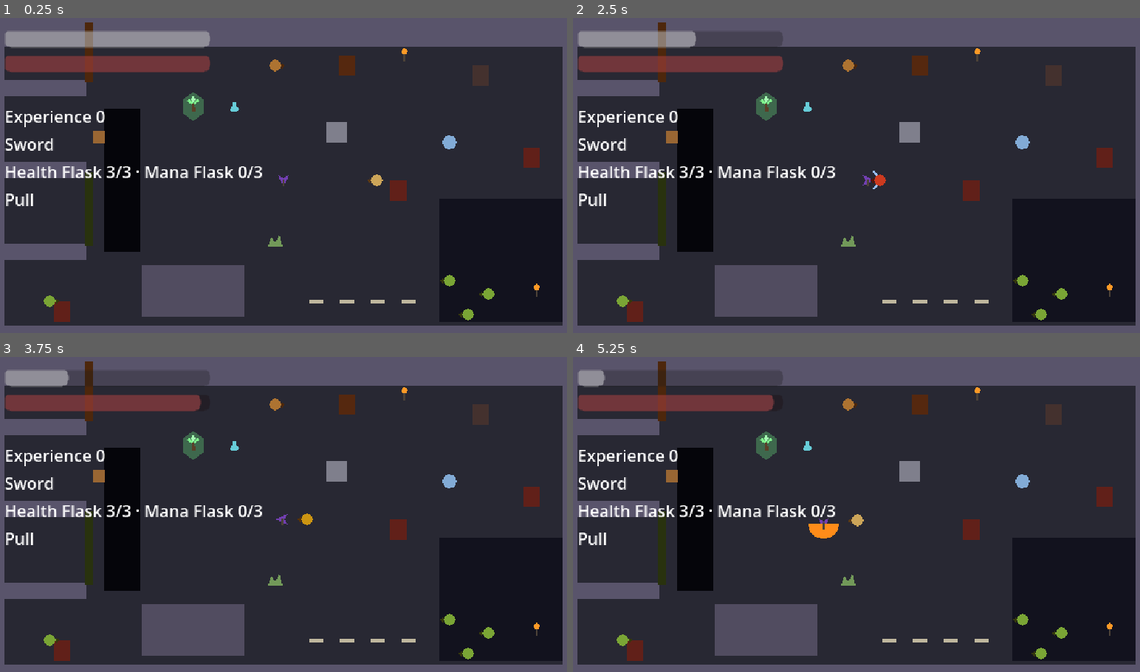
Above: before the commit, frames 1-4 (two rows, left to right).
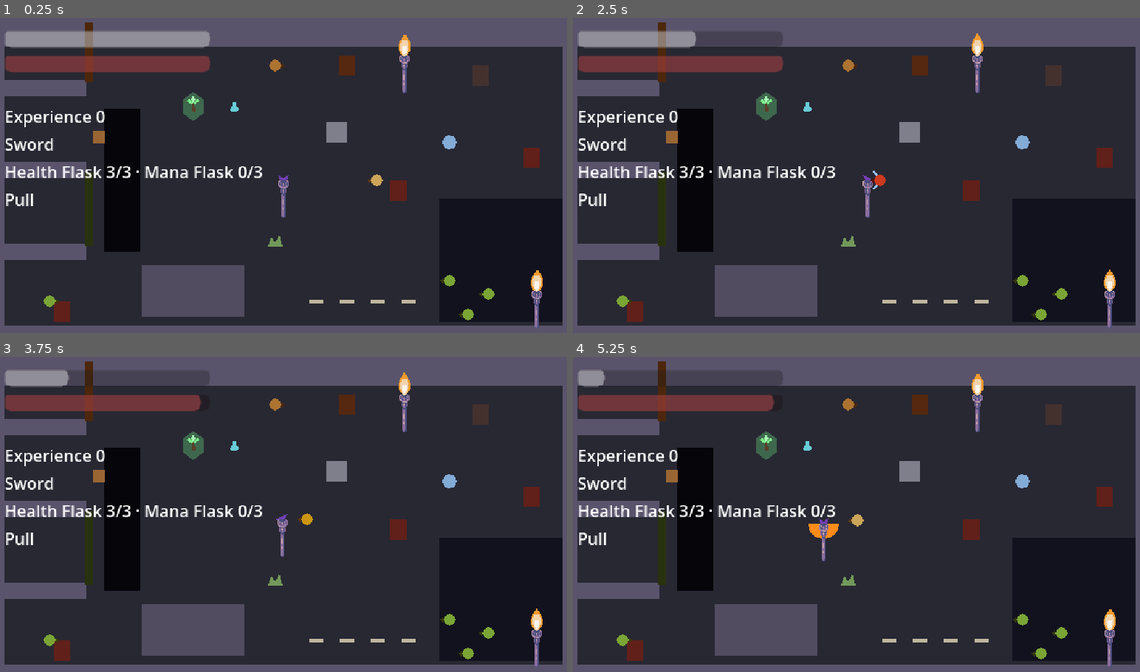
Above: after the commit, the same moments.

Repository: KrisUni/the-shattering
Game: Godot game, scene res://scenes/test_room.tscn
The game is run twice, just before and just after one commit, with the same random seed, the same clock (stepped at 60 frames per second) and the same inputs. Sound files missing from this copy of the repository are replaced by a short silence.
Inputs (mouse positions are in pixels of both pictures, inside the frame that each line leads up to):
- Up to frame 1 (0.25 s): no input
- Up to frame 2 (2.5 s): tap Enter at 0.5 s; move the mouse to (986, 162) at 0.52 s; hold D (move_right) 0.53-1.25 s; hold Right mouse button (attack_heavy) 0.53-1.25 s; click (986, 162) at 0.67 s; tap F (jump) at 0.77 s; drag from (737, 197) to (765, 292) at 1.27 s; move the mouse to (913, 106) at 2.02 s; hold D (move_right) from 2.03 s (still down); hold Shift (block) from 2.03 s (still down)
- Up to frame 3 (3.75 s): release D (move_right) at 2.75 s; release Shift (block) at 2.75 s; drag from (255, 586) to (345, 404) at 2.77 s; move the mouse to (459, 568) at 3.52 s; hold A (move_left) from 3.53 s (still down); hold R (interact) from 3.53 s (still down)
- Up to frame 4 (5.25 s): tap F (jump) at 3.77 s; release A (move_left) at 4.25 s; release R (interact) at 4.25 s; drag from (680, 470) to (1054, 413) at 4.27 s; move the mouse to (884, 520) at 5.02 s; hold S (move_down) from 5.03 s (still down); tap E (parry) at 5.1 s; click (884, 520) at 5.17 s

The runs differ from the first frame. In frame 1, 0.6% of the frame differs, in the area x 49-96%, y 5-99%; in frame 2, 0.6%; in frame 3, 0.5%; in frame 4, 0.6%.

Commit message:
Draw torches and Fire (#77)
Co-Authored-By: Claude Sonnet 5.5 <noreply@anthropic.com>

Diff:
--- a/scenes/world/flammable.tscn
+++ b/scenes/world/flammable.tscn
@@ -1,9 +1,93 @@
 [gd_scene format=3]
 
 [ext_resource type="Script" path="res://scenes/world/flammable.gd" id="1_script"]
+[ext_resource type="Texture2D" uid="uid://b2bhbwkxijv0s" path="res://assets/shared/fire/flame_0.png" id="2_f"]
+[ext_resource type="Texture2D" uid="uid://c7xegh8gugfq3" path="res://assets/shared/fire/flame_1.png" id="3_f"]
+[ext_resource type="Texture2D" uid="uid://c4x18xlx7h5e5" path="res://assets/shared/fire/flame_2.png" id="4_f"]
+[ext_resource type="Texture2D" uid="uid://c6hamns7vgsyo" path="res://assets/shared/fire/flame_3.png" id="5_f"]
+[ext_resource type="Texture2D" uid="uid://bbh21s2q7e0e1" path="res://assets/shared/fire/flame_4.png" id="6_f"]
+[ext_resource type="Texture2D" uid="uid://bkfgq2bpxfpn0" path="res://assets/shared/fire/flame_5.png" id="7_f"]
+[ext_resource type="Texture2D" uid="uid://j4yiqqbuaonn" path="res://assets/shared/fire/flame_6.png" id="8_f"]
+[ext_resource type="Texture2D" uid="uid://cpsc7dhi35r3k" path="res://assets/shared/fire/flame_7.png" id="9_f"]
+[ext_resource type="Texture2D" uid="uid://ej6tigwq1bxf" path="res://assets/shared/fire/flame_8.png" id="10_f"]
+[ext_resource type="Texture2D" uid="uid://c5a48abkbeh0i" path="res://assets/shared/fire/flame_9.png" id="11_f"]
+[ext_resource type="Texture2D" uid="uid://cenp4g84k5wmp" path="res://assets/shared/fire/flame_10.png" id="12_f"]
+[ext_resource type="Texture2D" uid="uid://fckyy5wqf63k" path="res://assets/shared/fire/flame_11.png" id="13_f"]
+[ext_resource type="Texture2D" uid="uid://cjw7v1kjd76pc" path="res://assets/shared/fire/flame_12.png" id="14_f"]
+[ext_resource type="Texture2D" uid="uid://decn3gcyudotk" path="res://assets/shared/fire/flame_13.png" id="15_f"]
+[ext_resource type="Texture2D" uid="uid://e68vnd2bhuq2" path="res://assets/shared/fire/flame_14.png" id="16_f"]
 
 [sub_resource type="RectangleShape2D" id="RectangleShape2D_flammable"]
 size = Vector2(32, 40)
+
+[sub_resource type="SpriteFrames" id="SpriteFrames_flame"]
+animations = [{
+"frames": [
+{
+"duration": 1.0,
+"texture": ExtResource("2_f")
+},
+{
+"duration": 1.0,
+"texture": ExtResource("3_f")
+},
+{
+"duration": 1.0,
+"texture": ExtResource("4_f")
+},
+{
+"duration": 1.0,
+"texture": ExtResource("5_f")
+},
+{
+"duration": 1.0,
+"texture": ExtResource("6_f")
+},
+{
+"duration": 1.0,
+"texture": ExtResource("7_f")
+},
+{
+"duration": 1.0,
+"texture": ExtResource("8_f")
+},
+{
+"duration": 1.0,
+"texture": ExtResource("9_f")
+},
+{
+"duration": 1.0,
+"texture": ExtResource("10_f")
+},
+{
+"duration": 1.0,
+"texture": ExtResource("11_f")
+},
+{
+"duration": 1.0,
+"texture": ExtResource("12_f")
+},
+{
+"duration": 1.0,
+"texture": ExtResource("13_f")
+},
+{
+"duration": 1.0,
+"texture": ExtResource("14_f")
+},
+{
+"duration": 1.0,
+"texture": ExtResource("15_f")
+},
+{
+"duration": 1.0,
+"texture": ExtResource("16_f")
+}
+],
+"loop": true,
+"name": &"burn",
+"speed": 12.0
+}]
 
 [node name="Flammable" type="Area2D"]
 collision_layer = 512
@@ -17,5 +101,13 @@
 
 [node name="Flame" type="Polygon2D" parent="."]
 visible = false
-color = Color(1, 0.5, 0.1, 0.85)
+color = Color(1, 0.5, 0.1, 0)
 polygon = PackedVector2Array(0, -26, 10, -10, 6, 0, -6, 0, -10, -10)
+
+[node name="Art" type="AnimatedSprite2D" parent="Flame"]
+position = Vector2(-20, -44)
+scale = Vector2(2, 2)
+sprite_frames = SubResource("SpriteFrames_flame")
+animation = &"burn"
+autoplay = "burn"
+centered = false
--- a/scenes/world/torch.tscn
+++ b/scenes/world/torch.tscn
@@ -1,6 +1,41 @@
 [gd_scene format=3]
 
 [ext_resource type="Script" path="res://scenes/world/torch.gd" id="1_script"]
+[ext_resource type="Texture2D" uid="uid://blgiwhobp5pyc" path="res://assets/shared/torch/torch.png" id="2_bracket"]
+[ext_resource type="Texture2D" uid="uid://dj76hfb57i4cp" path="res://assets/shared/torch/flame_0.png" id="3_f"]
+[ext_resource type="Texture2D" uid="uid://b6xuiig30ghc" path="res://assets/shared/torch/flame_1.png" id="4_f"]
+[ext_resource type="Texture2D" uid="uid://ydx7cs8l8lo8" path="res://assets/shared/torch/flame_2.png" id="5_f"]
+[ext_resource type="Texture2D" uid="uid://b6qhoc3vsj7ek" path="res://assets/shared/torch/flame_3.png" id="6_f"]
+[ext_resource type="Texture2D" uid="uid://bqbs0xyqonh8i" path="res://assets/shared/torch/flame_4.png" id="7_f"]
+
+[sub_resource type="SpriteFrames" id="SpriteFrames_flame"]
+animations = [{
+"frames": [
+{
+"duration": 1.0,
+"texture": ExtResource("3_f")
+},
+{
+"duration": 1.0,
+"texture": ExtResource("4_f")
+},
+{
+"duration": 1.0,
+"texture": ExtResource("5_f")
+},
+{
+"duration": 1.0,
+"texture": ExtResource("6_f")
+},
+{
+"duration": 1.0,
+"texture": ExtResource("7_f")
+}
+],
+"loop": true,
+"name": &"burn",
+"speed": 8.0
+}]
 
 [node name="Torch" type="Node2D" groups=["torches"]]
 script = ExtResource("1_script")
@@ -8,9 +43,24 @@
 [node name="Look" type="Node2D" parent="."]
 
 [node name="Bracket" type="Polygon2D" parent="Look"]
+visible = false
 color = Color(0.3, 0.26, 0.22, 1)
 polygon = PackedVector2Array(-2, -2, 2, -2, 2, 12, -2, 12)
 
+[node name="Art" type="Sprite2D" parent="Look"]
+position = Vector2(-10, 0)
+scale = Vector2(2, 2)
+texture = ExtResource("2_bracket")
+centered = false
+
 [node name="Flame" type="Polygon2D" parent="."]
-color = Color(1, 0.6, 0.15, 1)
+color = Color(1, 0.6, 0.15, 0)
 polygon = PackedVector2Array(0, -16, 6, -8, 4, -2, -4, -2, -6, -8)
+
+[node name="Art" type="AnimatedSprite2D" parent="Flame"]
+position = Vector2(-16, -46)
+scale = Vector2(2, 2)
+sprite_frames = SubResource("SpriteFrames_flame")
+animation = &"burn"
+autoplay = "burn"
+centered = false
--- /dev/null
+++ b/test/test_world_art.gd
@@ -0,0 +1,106 @@
+extends GutTest
+## The art drawn inside the Looks of the Torch and the Flammable: each is a sprite under its Look or
+## under its Flame, the placeholder polygons are still there but not drawn, and the flame still
+## shows and hides with the polygon the code toggles. Also: every drawn pixel of every image under
+## assets/ is a colour of the master palette.
+
+const PALETTE_PATH := "res://assets/palette/master.hex"
+const ASSETS_PATH := "res://assets"
+
+
+func before_each() -> void:
+	await get_tree().process_frame
+
+
+func test_a_torch_draws_its_bracket_as_a_sprite_and_hides_the_polygon() -> void:
+	var torch: Node = autofree(load("res://scenes/world/torch.tscn").instantiate())
+	var art := torch.get_node_or_null("Look/Art") as Sprite2D
+
+	assert_not_null(art, "the Look should hold a Sprite2D")
+	if art != null:
+		assert_not_null(art.texture, "the sprite should have a texture")
+	assert_false((torch.get_node("Look/Bracket") as Polygon2D).visible, "the Bracket polygon is hidden, not deleted")
+
+
+func test_a_torch_flame_is_an_animated_sprite_that_follows_the_flame_node() -> void:
+	var torch := _in_tree("res://scenes/world/torch.tscn") as Torch
+	var flame := torch.get_node("Flame") as Polygon2D
+	var art := flame.get_node_or_null("Art") as AnimatedSprite2D
+
+	assert_not_null(art, "the Flame should hold an AnimatedSprite2D")
+	if art == null:
+		return
+	assert_eq(flame.color.a, 0.0, "the polygon itself is not drawn")
+	assert_true(art.is_playing(), "the flame animates")
+	assert_true(art.is_visible_in_tree(), "lit, the flame is drawn")
+	torch.extinguish()
+	assert_false(art.is_visible_in_tree(), "put out, the flame is not drawn")
+	torch.relight()
+	assert_true(art.is_visible_in_tree(), "lit again, the flame is drawn")
+
+
+func test_a_flammable_flame_is_an_animated_sprite_drawn_only_while_it_burns() -> void:
+	var flammable := _in_tree("res://scenes/world/flammable.tscn") as Flammable
+	var flame := flammable.get_node("Flame") as Polygon2D
+	var art := flame.get_node_or_null("Art") as AnimatedSprite2D
+
+	assert_not_null(art, "the Flame should hold an AnimatedSprite2D")
+	if art == null:
+		return
+	assert_eq(flame.color.a, 0.0, "the polygon itself is not drawn")
+	assert_true(art.is_playing(), "the flame animates")
+	assert_false(art.is_visible_in_tree(), "not burning, no flame")
+	flammable.ignite()
+	assert_true(art.is_visible_in_tree(), "burning, the flame is drawn")
+	flammable.extinguish()
+	assert_false(art.is_visible_in_tree(), "put out, no flame")
+
+
+func test_every_drawn_pixel_of_every_image_under_assets_is_a_palette_colour() -> void:
+	var palette := _palette()
+	assert_gt(palette.size(), 0, "the palette should load")
+	var files := _pngs(ASSETS_PATH)
+	assert_gt(files.size(), 0, "there should be images to check")
+	for path in files:
+		var image := Image.new()
+		var error := image.load_png_from_buffer(FileAccess.get_file_as_bytes(path))
+		assert_eq(error, OK, "%s should load" % path)
+		if error != OK:
+			continue
+		var off := 0
+		for y in image.get_height():
+			for x in image.get_width():
+				var pixel := image.get_pixel(x, y)
+				if pixel.a > 0.0 and not palette.has(pixel.to_html(false)):
+					off += 1
+		assert_eq(off, 0, "%s has %d pixels off the palette" % [path, off])
+
+
+func _in_tree(path: String) -> Node:
+	var node: Node = (load(path) as PackedScene).instantiate()
+	add_child_autofree(node)
+	return node
+
+
+func _palette() -> Array:
+	var colours := []
+	var file := FileAccess.open(PALETTE_PATH, FileAccess.READ)
+	if file == null:
+		return colours
+	for line in file.get_as_text().split("\n"):
+		var hex := line.strip_edges().trim_prefix("#").to_lower()
+		if hex != "":
+			colours.append(hex)
+	return colours
+
+
+# Every PNG below dir, except what is waiting in _incoming.
+func _pngs(dir: String) -> Array:
+	var found := []
+	for sub in DirAccess.get_directories_at(dir):
+		if sub != "_incoming":
+			found.append_array(_pngs(dir.path_join(sub)))
+	for file in DirAccess.get_files_at(dir):
+		if file.get_extension() == "png":
+			found.append(dir.path_join(file))
+	return found
Binary file added: assets/shared/fire/flame_0.png
Not shown, added: assets/shared/fire/flame_0.png.import
Binary file added: assets/shared/fire/flame_1.png
Not shown, added: assets/shared/fire/flame_1.png.import
Binary file added: assets/shared/fire/flame_10.png
Not shown, added: assets/shared/fire/flame_10.png.import
Binary file added: assets/shared/fire/flame_11.png
Not shown, added: assets/shared/fire/flame_11.png.import
Binary file added: assets/shared/fire/flame_12.png
Not shown, added: assets/shared/fire/flame_12.png.import
Binary file added: assets/shared/fire/flame_13.png
Not shown, added: assets/shared/fire/flame_13.png.import
(and 34 more such lines)
